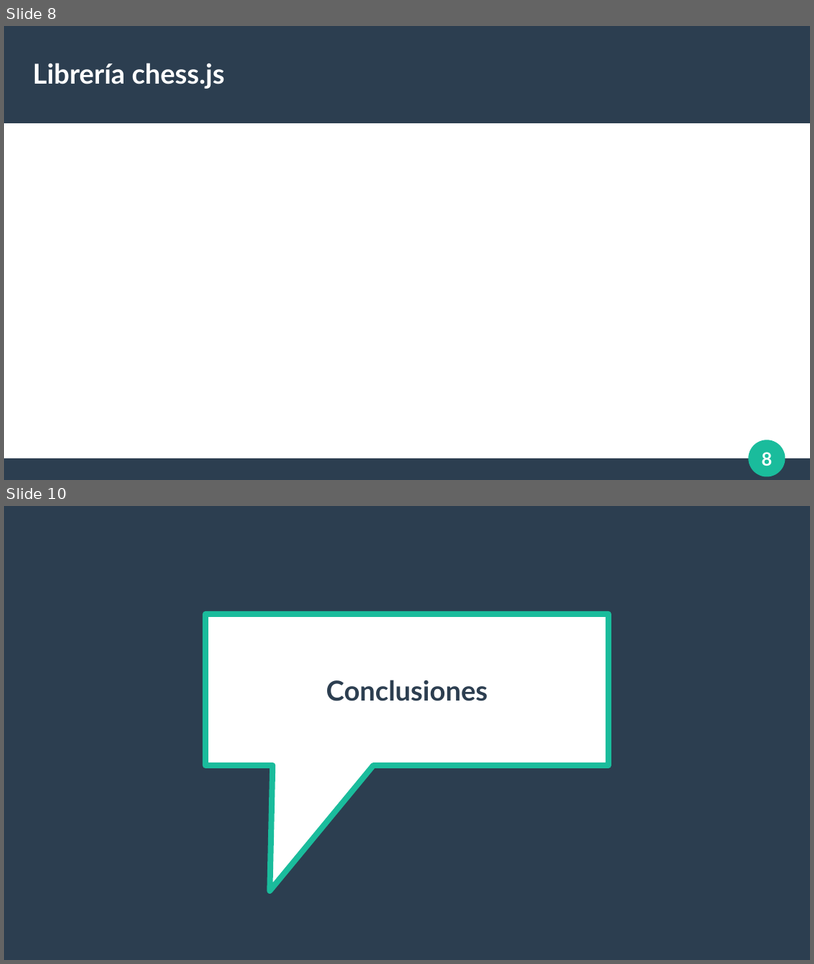
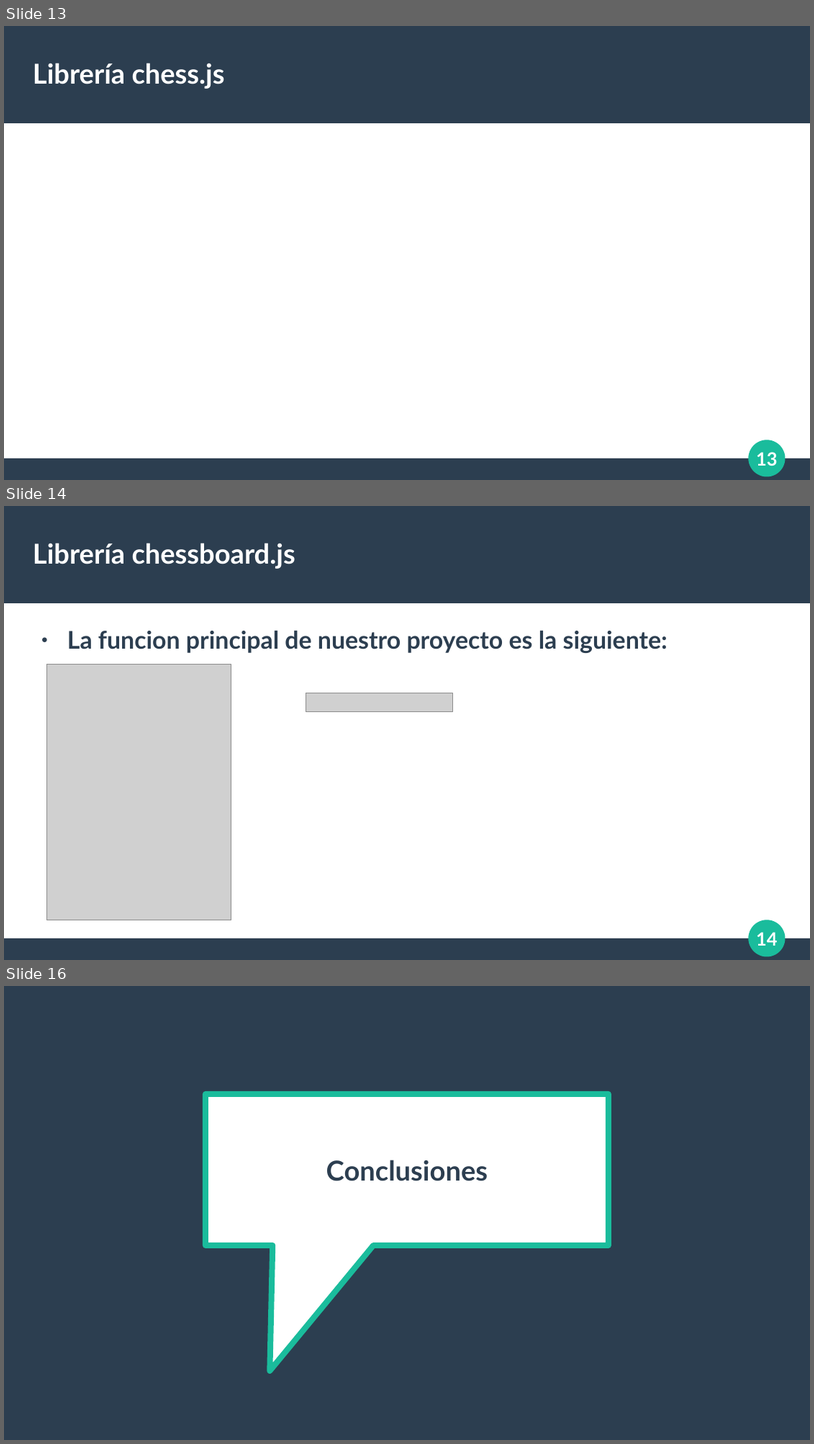
Before and after one commit to El69Man/Chess-Online, a slide deck: Documentación/Exposición.odp. Shown one above the other, each under a label of ours: slides 8 and 10 before the commit, slides 13, 14 and 16 after it; the slides between them are not shown. The pictures are 814x964 and 814x1444 pixels, drawn with LibreOffice and Linux fonts; fonts in the diff are those of the drawing; grey boxes stand for pictures. Boxes give left, top, right and bottom in pixels: in the first picture for what was removed or moved away, otherwise in the second. Text is boxed around its words. In the diff, an @@ line names an element or a change of style, - is before the commit and + after.

```diff
--- a/Documentación/Exposición.odp
+++ b/Documentación/Exposición.odp
@@ slide 14 added at [4, 506, 810, 960], background #FFFFFF; not listed: 4 template elements that a slide beside it also shows @@
@@ title added at [33, 543, 296, 569], 27 pt, text #FFFFFF, bold @@
+Librería chessboard.js
@@ text added at [67, 631, 668, 653], 24 pt, text #2C3E50, bold @@
+● La funcion principal de nuestro proyecto es la siguiente:
@@ picture added at [47, 665, 232, 920] @@
@@ picture added at [306, 693, 453, 712] @@
@@ what was slide 8 is now slide 13 @@
@@ page number at [756, 452, 777, 465]: text changed @@
-8
+13
@@ what was slide 10 is now slide 16 @@
```
Also in this commit, not shown: 3 slides changed, 8 other slides added, 3 slides removed, 5 other files.
